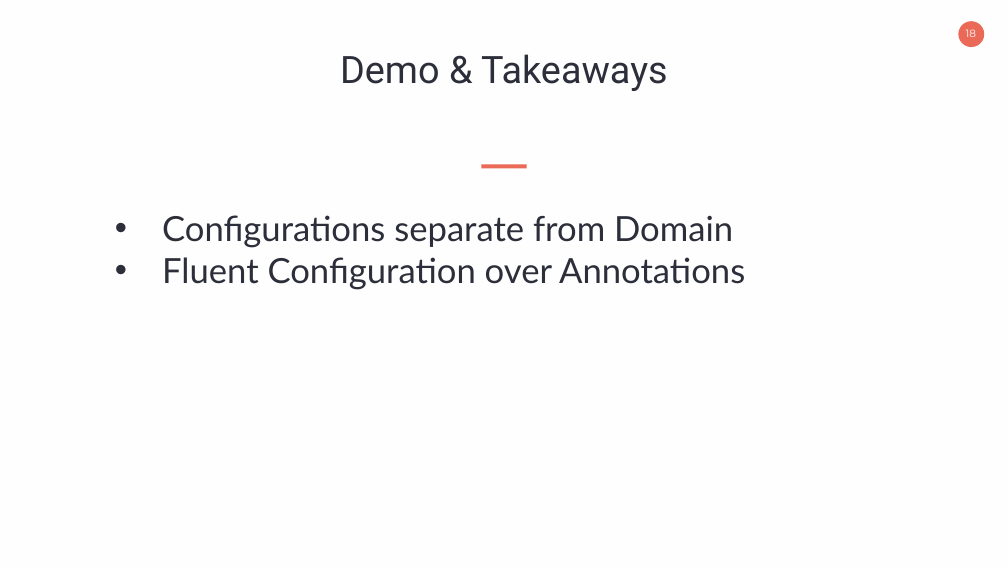
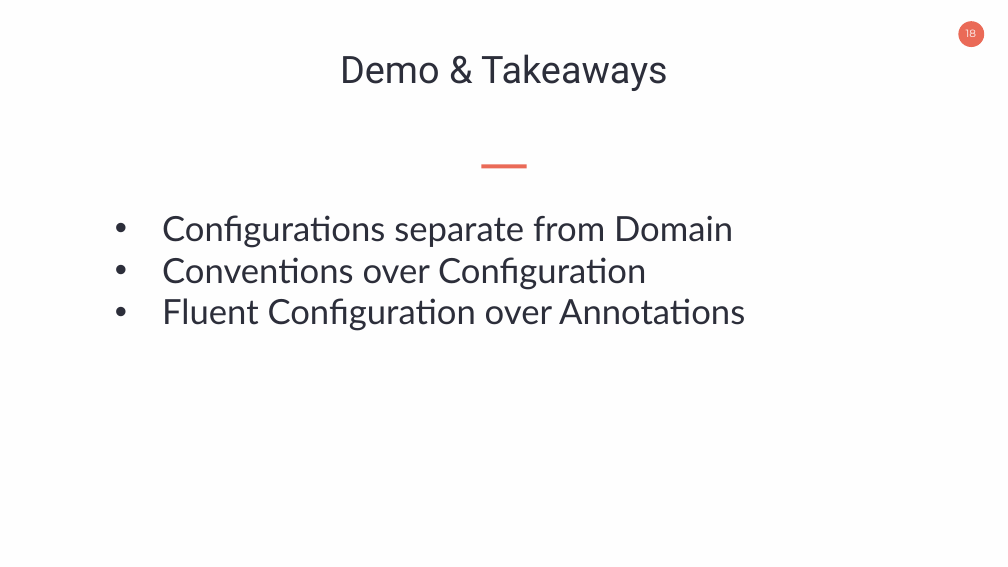
Before and after one commit to Patrick-Ullrich/talks, a slide deck: slide 18 of PDC-CleanArchitecture/prairiedev.pptx. Drawn at 1008x567 pixels with LibreOffice and Linux fonts; fonts in the diff are those of the drawing. Boxes give left, top, right and bottom in pixels: in the first picture for what was removed or moved away, otherwise in the second. Text is boxed around its words. In the diff, an @@ line names an element or a change of style, - is before the commit and + after.

```diff
--- a/PDC-CleanArchitecture/prairiedev.pptx
+++ b/PDC-CleanArchitecture/prairiedev.pptx
@@ text at (162,257,646,290): paragraph added @@
+• Conventions over Configuration
```
Also in this commit, not shown: 2 other slides changed.
